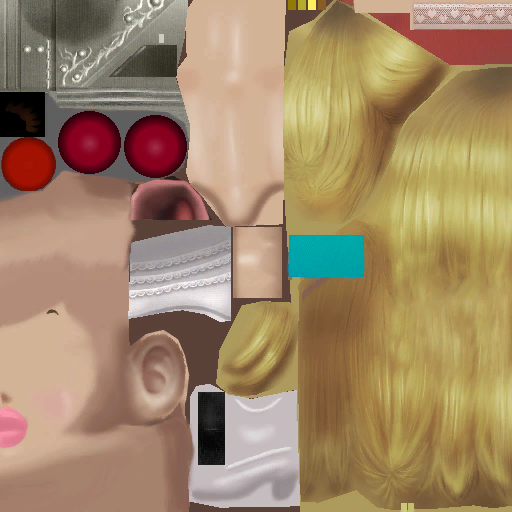
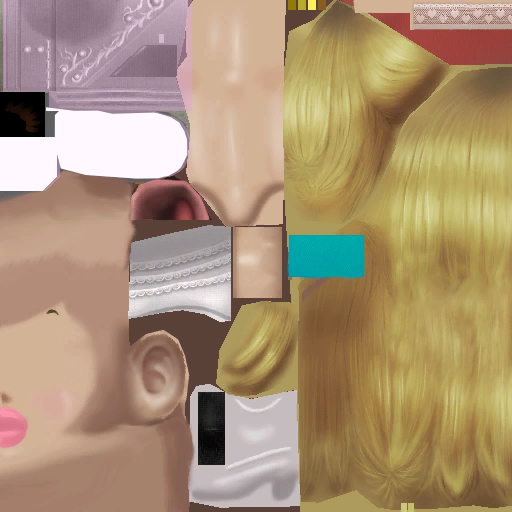
Layers edited between the first and the second 512px x 512px image:
added group "21" with 5 layers above "20" over [0, 0, 192, 191]
added layer "Pasted Layer #3" (luminosity, 17%) in group "21" over [0, 107, 188, 191]
added layer "Pasted Layer #2" (saturation) in group "21" over [0, 107, 188, 191]
added layer "Pasted Layer #1" in group "21" over [0, 107, 188, 191]
added layer "Color #3" (color, 45%) in group "21" over [3, 0, 192, 191]
added layer "PeachTexA.png #1" in group "21" over [0, 0, 192, 191]
added group "20" with 2 layers over [0, 0, 192, 191]
moved "Pasted Layer" into group "20" over [0, 107, 188, 191]
moved "PeachTexA.png" into group "20" over [0, 0, 192, 191]
